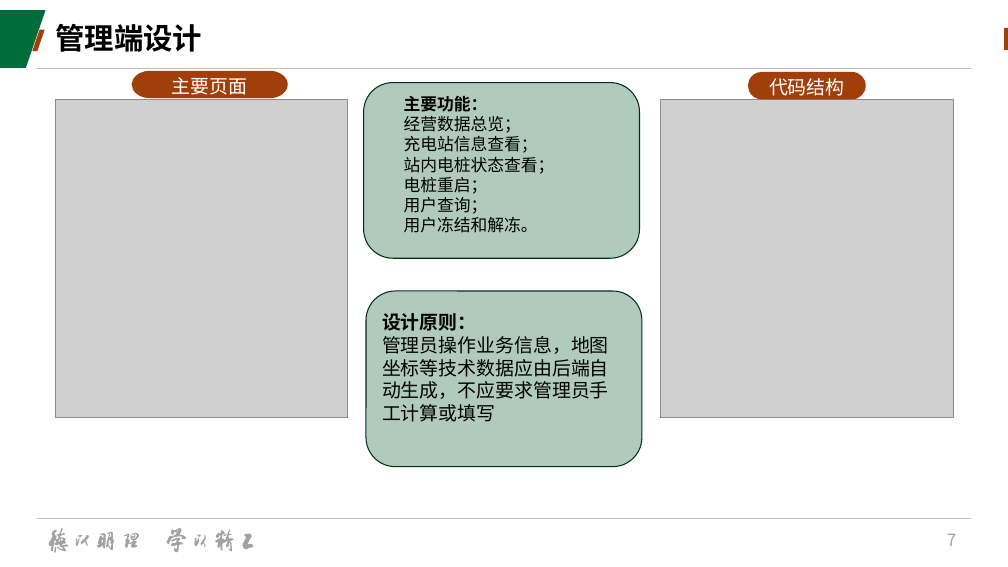
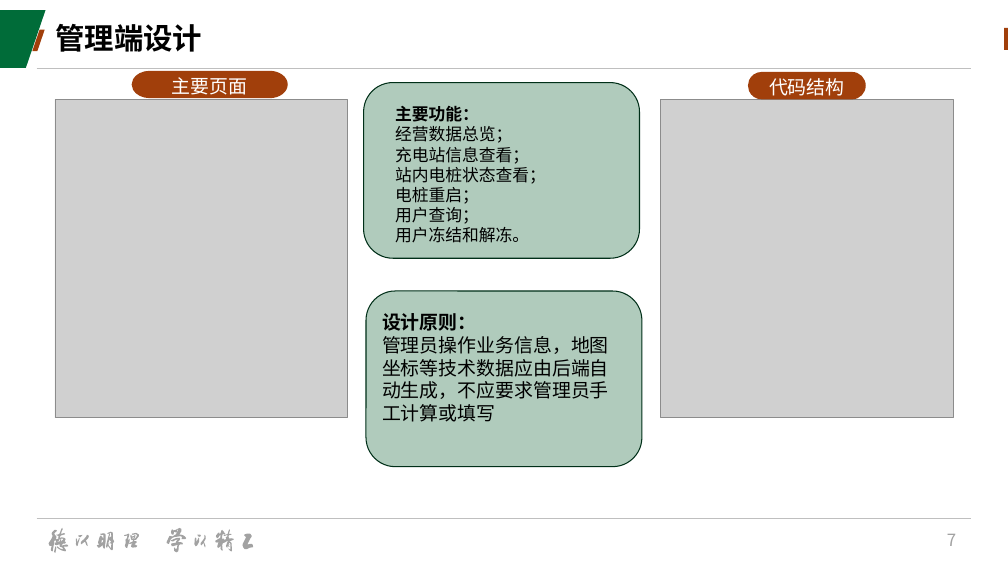
Before and after one commit to Gale-Verdict/Gale-Verdict-software-developing, a slide deck: slide 7 of 项目路演ppt-第四组.pptx. Drawn at 1008x567 pixels with LibreOffice and Linux fonts; fonts in the diff are those of the drawing; grey boxes stand for pictures; background and template pictures are left out. Boxes give left, top, right and bottom in pixels: in the first picture for what was removed or moved away, otherwise in the second. Text is boxed around its words. In the diff, an @@ line names an element or a change of style, - is before the commit and + after.

```diff
--- a/项目路演ppt-第四组.pptx
+++ b/项目路演ppt-第四组.pptx
@@ text "主要功能：" moved from (x1=404, y1=96, x2=555, y2=233) to (x1=395, y1=106, x2=546, y2=243) @@
```
Also in this commit, not shown: 6 other slides changed, 2 other files.
